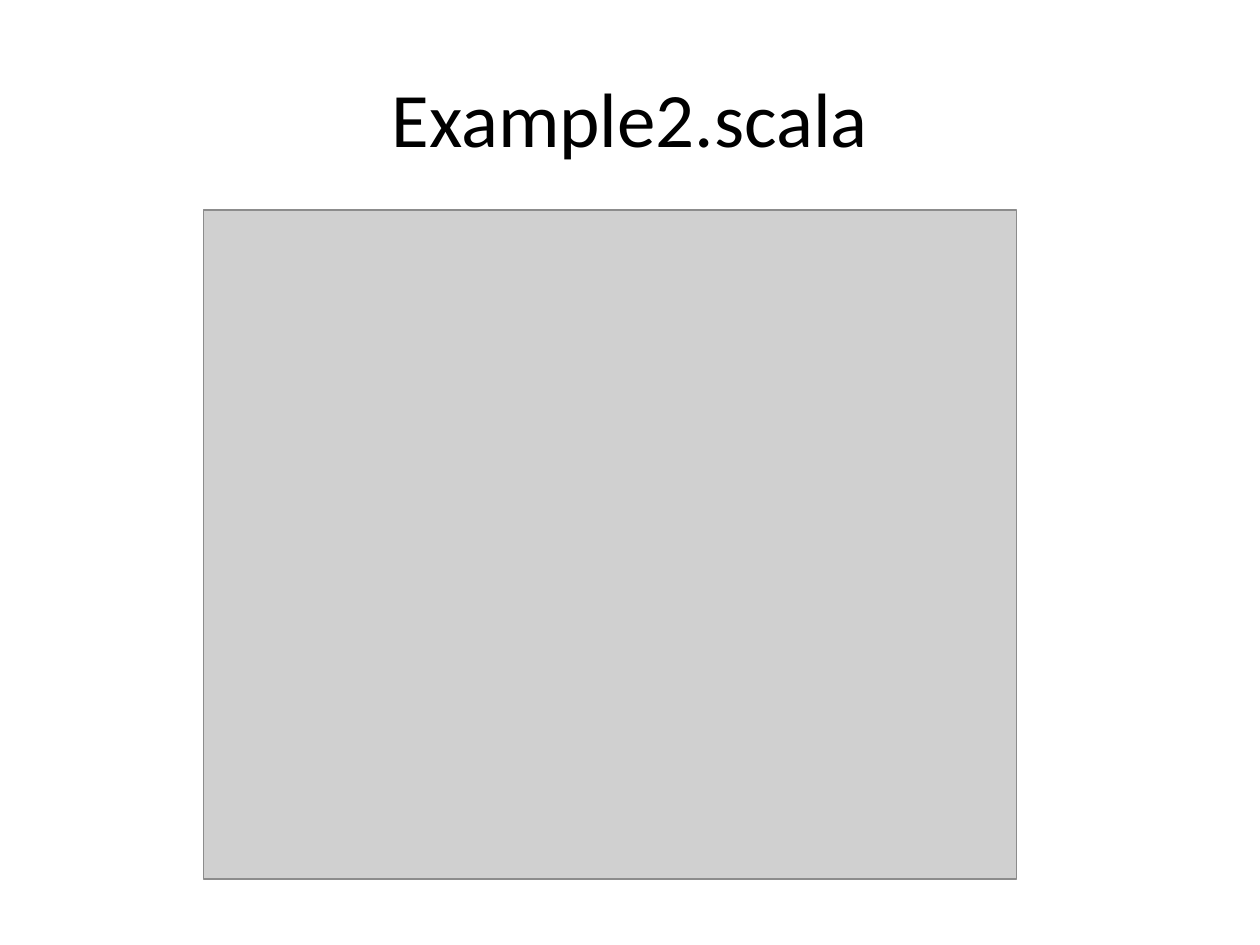
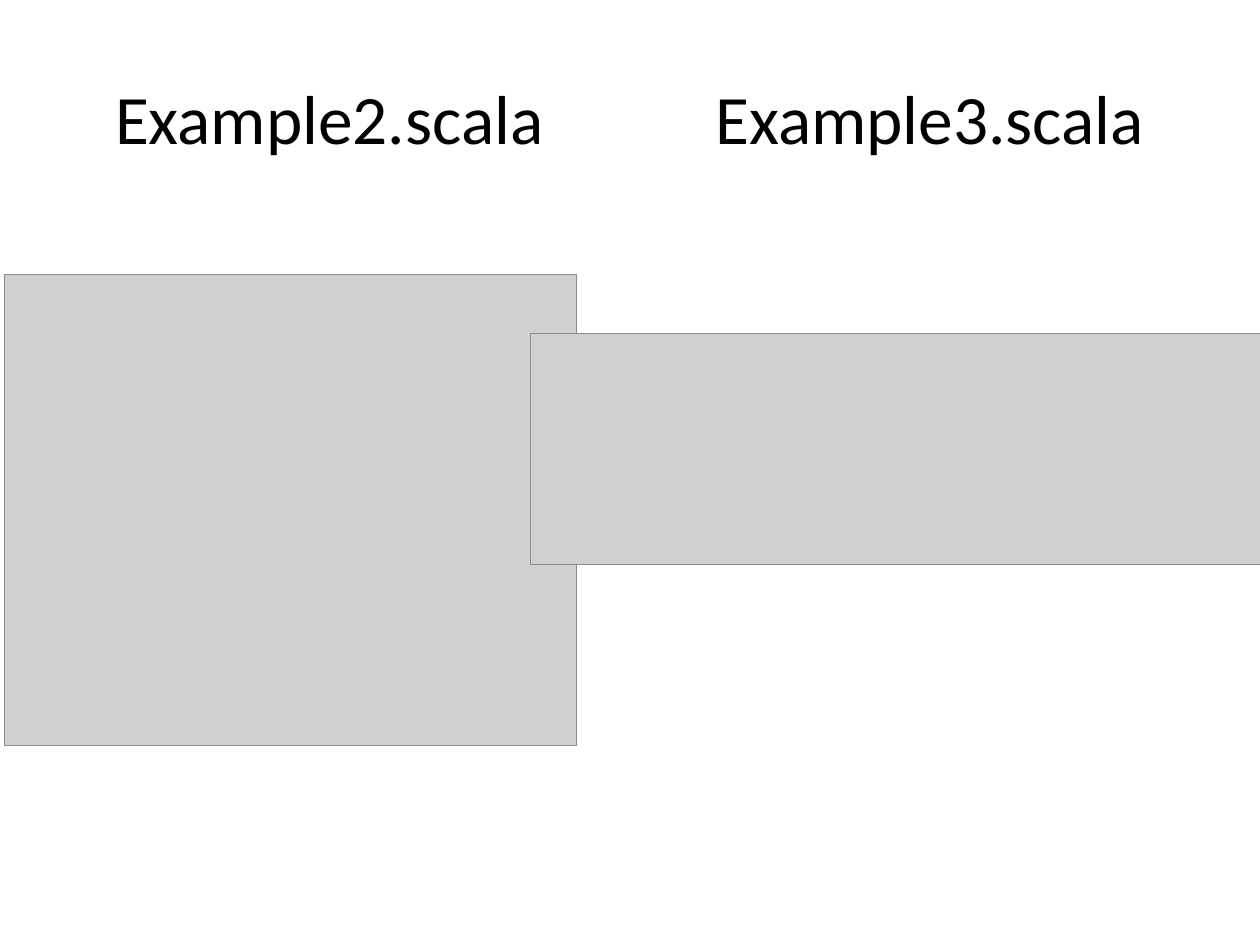
Before and after one commit to martadoberschuetz/scala, a slide deck: slide 6 of project presentation final.pptx (slide 7 before the commit). Drawn at 1260x945 pixels with LibreOffice and Linux fonts; fonts in the diff are those of the drawing; grey boxes stand for pictures. Boxes give left, top, right and bottom in pixels: in the first picture for what was removed or moved away, otherwise in the second. Text is boxed around its words. In the diff, an @@ line names an element or a change of style, - is before the commit and + after.

```diff
--- a/project presentation final.pptx
+++ b/project presentation final.pptx
@@ title at (115, 96, 1144, 156): text changed; size 44 to 39.6 pt @@
-Example2.scala
+Example2.scala Example3.scala
@@ picture: place and size @@
-picture at (203, 210, 1016, 879)
+picture at (5, 275, 577, 746)
@@ picture added at (530, 334, 1260, 564) @@
```
Also in this commit, not shown: 6 other slides changed, 2 slides removed.
